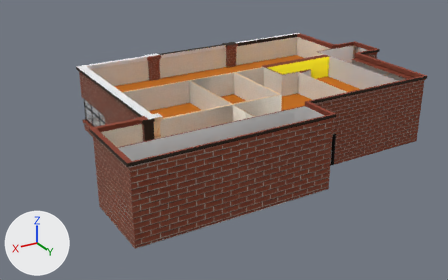
What one commit did to the FBX model Assets/AddedAssets/new_rest_2 (2).fbx.
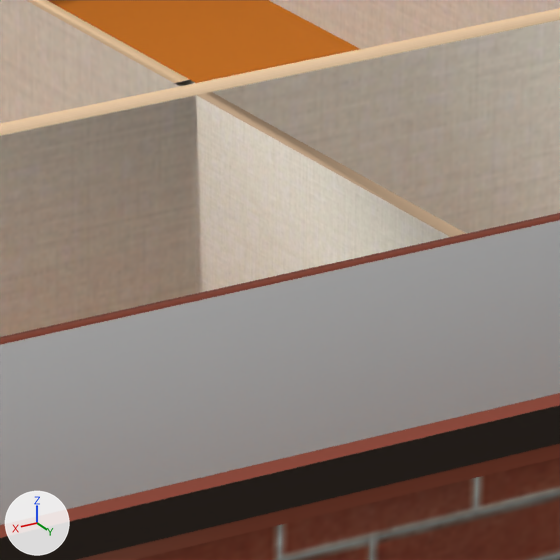
Each version is shown whole from a 50 mm lens placed at (56.6, 94.6, 45.0), pointed at (5.8, 10.0, 2.6), then close up on the part from 48% to 59% of the width and 35% to 52% of the height. The axes (+X, +Y, +Z) are drawn at lower left. The lights are the same throughout. The older version's two pictures come first. Where no turn or scale is listed for an object, it has been applied to the vertices. Vertices at exactly the same position are counted once.
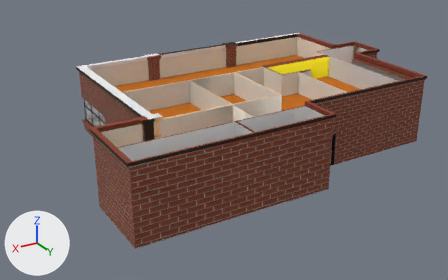
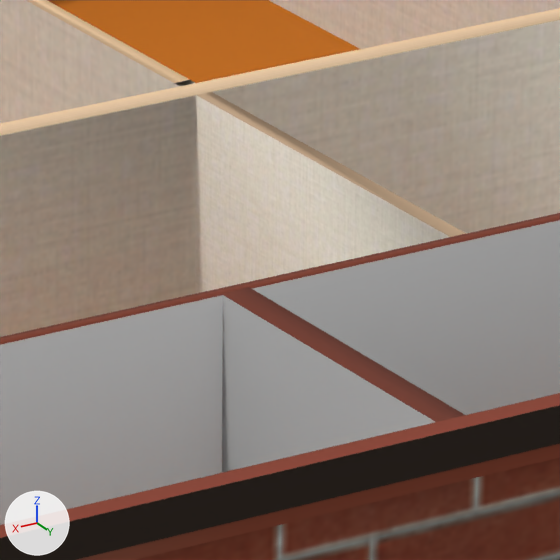
The change, as JSON lines over the scene's bpy script:
```json
{"block": "me_cube_010", "where": "# used by ob_cube_001; location = (0.0, 0.0, 0.0)"}
{"op": "remove", "block": "me_cube_010", "code": "me_cube_010.from_pydata(...)  # 3024 vertices, 2861 faces; spans x -32.4..31.6, y -13.4..30.3, z -0.1..12.7"}
{"op": "add", "block": "me_cube_010", "code": "me_cube_010.from_pydata(...)  # 3078 vertices, 2915 faces; spans x -32.4..31.6, y -13.4..30.3, z -0.1..12.7"}
{"block": "me_cube_010", "change": "me_cube_010 part 1"}
{"block": "me_cube_010", "change": "18 faces are deleted"}
{"block": "me_cube_010", "change": "18 new vertices lie (4.5, 0.0, 0.0) away from vertices in x 7.3, y 29.9..30.1, z 0.4..12.0"}
{"block": "me_cube_010", "change": "18 new vertices lie (-3.0, 0.0, 0.0) away from vertices in x 15.2, y 29.9..30.1, z 0.4..12.0"}
{"block": "me_cube_010", "change": "18 new vertices lie (0.0, -6.2, 0.0) away from vertices in x 11.8..12.2, y 29.9, z 0.4..12.0"}
{"block": "me_cube_010", "change": "72 new faces join them, mat_material_013 (picture img_без_имени_1_png)"}
```

Where the change shows, as pixel boxes [x1, y1, x2, y2] in the close-ups (560 x 560 px):
```json
{"part": 1, "of": "me_cube_010", "change": "built on", "before": [298, 457, 560, 560], "after": [220, 287, 560, 560]}
```
